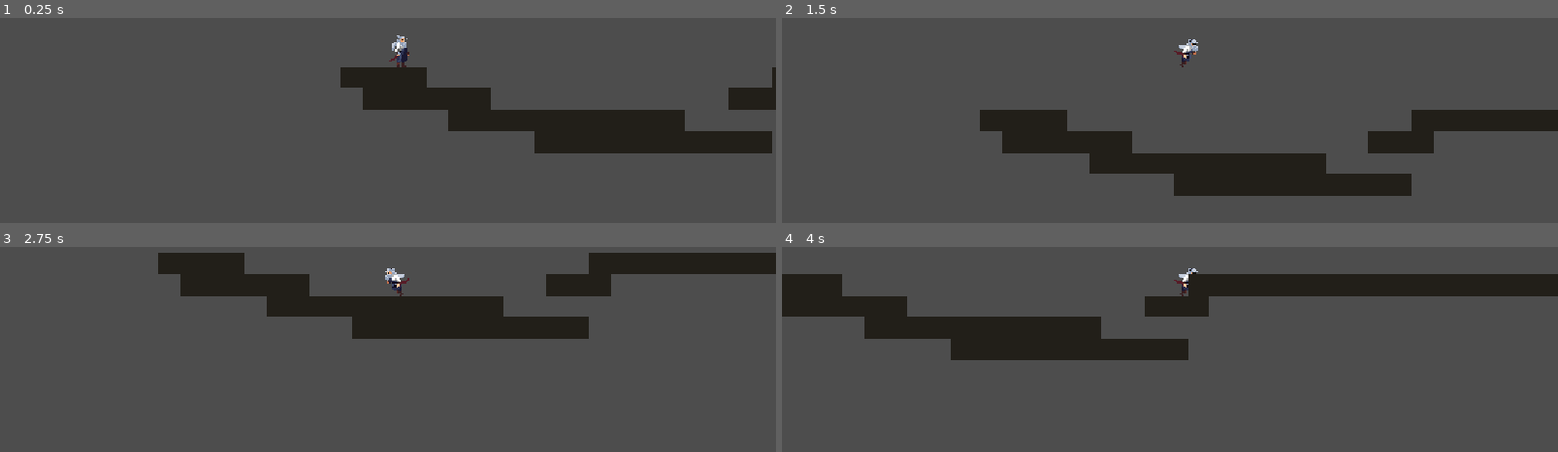
Above: before the commit, frames 1-4 (two rows, left to right).
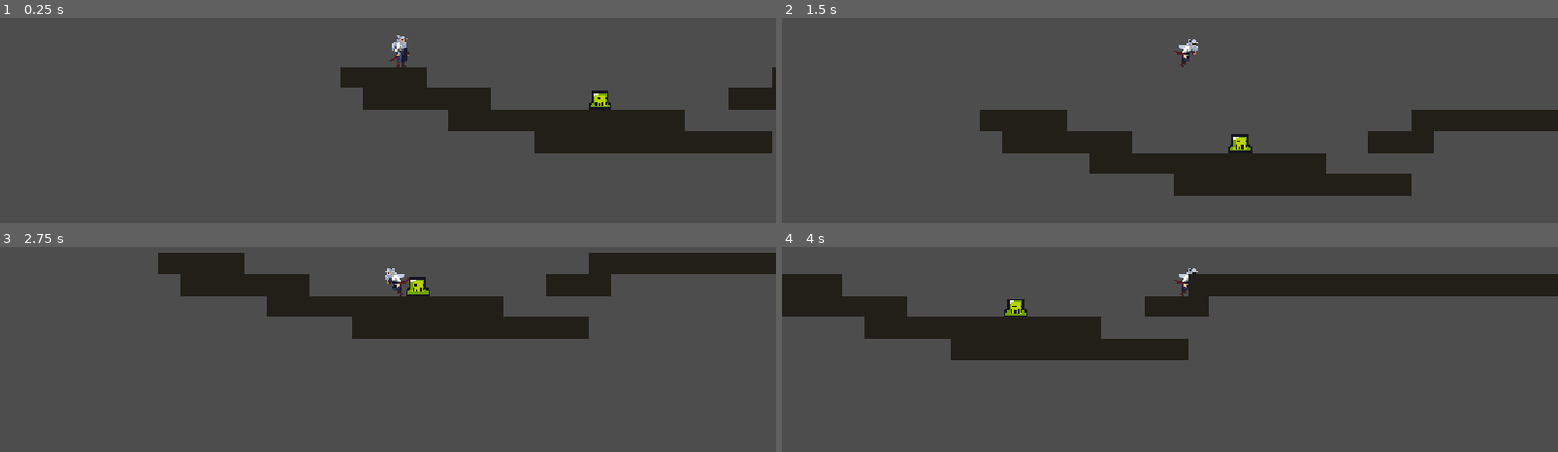
Above: after the commit, the same moments.

Repository: prayaashh/Gameeee
Game: Godot game, scene res://scenes/game.tscn
The game is run twice, just before and just after one commit, with the same random seed, the same clock (stepped at 60 frames per second) and the same inputs.
Inputs:
- Up to frame 1 (0.25 s): no input
- Up to frame 2 (1.5 s): tap Enter at 0.5 s; hold Right (move_right) from 0.53 s (still down); tap Space (attack) at 0.6 s; tap Up (jump) at 0.77, 1.07 s; tap D (dash) at 0.8, 1.35 s
- Up to frame 3 (2.75 s): tap Up (jump) at 1.52, 1.55, 1.82, 2.1 s; release Right (move_right) at 2.03 s; hold Left (move_left) from 2.03 s (still down); tap Space (attack) at 2.3 s
- Up to frame 4 (4 s): release Left (move_left) at 2.78 s; hold Right (move_right) from 2.78 s (still down); tap Space (attack) at 2.85 s; tap Up (jump) at 3.02, 3.32, 3.77, 3.8 s; tap D (dash) at 3.05, 3.6 s

The runs differ from the first frame. In frame 1, 0.2% of the frame differs, in the area x 75-79%, y 35-45%; in frame 2, 0.2%, in the area x 57-61%, y 56-67%; in frame 3, 0.2%; in frame 4, 0.2%.

Commit message:
added enemy demo

Diff:
--- a/project.godot
+++ b/project.godot
@@ -10,7 +10,7 @@
 
 [application]
 
-config/name="trests 3"
+config/name="Gameeee"
 run/main_scene="uid://e3mjp80eiv4e"
 config/features=PackedStringArray("4.7", "Forward Plus")
 config/icon="res://icon.svg"
--- /dev/null
+++ b/scenes/enemy.tscn
@@ -0,0 +1,71 @@
+[gd_scene format=3 uid="uid://dby74y8lq45rq"]
+
+[ext_resource type="Script" uid="uid://hw300n68oq2i" path="res://scripts/enemy_scripts/enemy.gd" id="1_md0e3"]
+[ext_resource type="Texture2D" uid="uid://ccoxdfbgkvvfv" path="res://assets/Sprites/slime_green.png" id="2_4ra3w"]
+
+[sub_resource type="AtlasTexture" id="AtlasTexture_5uy6h"]
+atlas = ExtResource("2_4ra3w")
+region = Rect2(0, 24, 24, 24)
+
+[sub_resource type="AtlasTexture" id="AtlasTexture_c4w8v"]
+atlas = ExtResource("2_4ra3w")
+region = Rect2(24, 24, 24, 24)
+
+[sub_resource type="AtlasTexture" id="AtlasTexture_xwavj"]
+atlas = ExtResource("2_4ra3w")
+region = Rect2(48, 24, 24, 24)
+
+[sub_resource type="AtlasTexture" id="AtlasTexture_nenq2"]
+atlas = ExtResource("2_4ra3w")
+region = Rect2(72, 24, 24, 24)
+
+[sub_resource type="AtlasTexture" id="AtlasTexture_md484"]
+atlas = ExtResource("2_4ra3w")
+region = Rect2(48, 0, 24, 24)
+
+[sub_resource type="SpriteFrames" id="SpriteFrames_6i2nw"]
+animations = [{
+"frames": [{
+"duration": 1.0,
+"texture": SubResource("AtlasTexture_5uy6h")
+}, {
+"duration": 1.0,
+"texture": SubResource("AtlasTexture_c4w8v")
+}, {
+"duration": 1.0,
+"texture": SubResource("AtlasTexture_xwavj")
+}, {
+"duration": 1.0,
+"texture": SubResource("AtlasTexture_nenq2")
+}],
+"loop": 1,
+"name": &"chasing",
+"speed": 5.0
+}, {
+"frames": [{
+"duration": 1.0,
+"texture": SubResource("AtlasTexture_md484")
+}],
+"loop": 1,
+"name": &"idle",
+"speed": 1.0
+}]
+
+[sub_resource type="CircleShape2D" id="CircleShape2D_6i2nw"]
+radius = 12.0415945
+
+[node name="enemy" type="CharacterBody2D" unique_id=577694641]
+collision_layer = 4
+collision_mask = 2
+script = ExtResource("1_md0e3")
+
+[node name="AnimatedSprite2D" type="AnimatedSprite2D" parent="." unique_id=465506141]
+scale = Vector2(2.5, 2.5)
+sprite_frames = SubResource("SpriteFrames_6i2nw")
+animation = &"idle"
+autoplay = "idle"
+frame_progress = 0.77453065
+
+[node name="CollisionShape2D" type="CollisionShape2D" parent="." unique_id=104565360]
+position = Vector2(1, 17)
+shape = SubResource("CircleShape2D_6i2nw")
--- a/scenes/game.tscn
+++ b/scenes/game.tscn
@@ -2,6 +2,7 @@
 
 [ext_resource type="PackedScene" uid="uid://ce7eb4e2ufp4f" path="res://scenes/player.tscn" id="1_uwrxv"]
 [ext_resource type="PackedScene" uid="uid://c4akv5ilf6lkj" path="res://scenes/tile_map.tscn" id="2_yqjtg"]
+[ext_resource type="PackedScene" uid="uid://dby74y8lq45rq" path="res://scenes/enemy.tscn" id="3_lnu2h"]
 
 [node name="game" type="Node2D" unique_id=1132625164]
 
@@ -12,3 +13,6 @@
 
 [node name="TileMap" parent="." unique_id=65298574 instance=ExtResource("2_yqjtg")]
 layer_0/tile_data = PackedInt32Array(131071, 65537, 1, 65536, 65537, 1, 65537, 65537, 1, 65538, 65537, 1, 131075, 65537 …(952 unchanged characters)…
+
+[node name="enemy" parent="." unique_id=577694641 instance=ExtResource("3_lnu2h")]
+position = Vector2(353, 66)
--- a/scenes/player.tscn
+++ b/scenes/player.tscn
@@ -511,10 +511,11 @@
 radius = 7.0
 height = 38.0
 
-[sub_resource type="RectangleShape2D" id="RectangleShape2D_6i2nw"]
-size = Vector2(66, 39)
+[sub_resource type="RectangleShape2D" id="RectangleShape2D_xhi7u"]
+size = Vector2(91, 31)
 
 [node name="player" type="CharacterBody2D" unique_id=441232831]
+collision_mask = 2
 script = ExtResource("1_fhbv5")
 
 [node name="AnimatedSprite2D" type="AnimatedSprite2D" parent="." unique_id=1054226490]
@@ -529,13 +530,13 @@
 position = Vector2(19, -4)
 shape = SubResource("CapsuleShape2D_6i2nw")
 
-[node name="CollisionShape2D" type="CollisionShape2D" parent="CollisionShape2D" unique_id=1495052871]
-position = Vector2(23, -0.5)
-shape = SubResource("RectangleShape2D_6i2nw")
-
 [node name="AttackHitbox" type="Area2D" parent="." unique_id=984965607]
 collision_layer = 0
 collision_mask = 4
+
+[node name="CollisionShape2D" type="CollisionShape2D" parent="AttackHitbox" unique_id=392024344]
+position = Vector2(31.5, 0)
+shape = SubResource("RectangleShape2D_xhi7u")
 
 [node name="StateMachine" type="Node" parent="." unique_id=1735366348 node_paths=PackedStringArray("actor", "initial_state")]
 script = ExtResource("2_pqap4")
--- a/scenes/tile_map.tscn
+++ b/scenes/tile_map.tscn
@@ -155,7 +155,8 @@
 
 [sub_resource type="TileSet" id="TileSet_i6l4o"]
 tile_size = Vector2i(32, 32)
-physics_layer_0/collision_layer = 1
+physics_layer_0/collision_layer = 2
+physics_layer_0/collision_mask = 0
 sources/1 = SubResource("TileSetAtlasSource_47enk")
 
 [node name="TileMap" type="TileMap" unique_id=65298574]
--- /dev/null
+++ b/scripts/enemy_scripts/enemy.gd
@@ -0,0 +1,12 @@
+class_name Enemy
+extends CharacterBody2D
+
+@export var health := 3
+
+func take_damage(amount: int, from_position: Vector2) -> void:
+	health -= amount
+	var push := signf(global_position.x - from_position.x)
+	velocity = Vector2(push * 300.0, -150.0)   # simple knockback
+	print("damage dealt! health = ", health)
+	if health <= 0:
+		queue_free()
--- a/scripts/player_scripts/attack.gd
+++ b/scripts/player_scripts/attack.gd
@@ -1,19 +1,36 @@
 extends PlayerState
 
 var time_left := 0.0
+var already_hit: Array = []   # so one swing hits each enemy only once
 
 func enter(_previous: StringName) -> void:
 	player.play(&"attack")
 	time_left = player.attack_time
 	player.velocity.x = 0.0
+	already_hit.clear()
+	player.attack_hitbox.body_entered.connect(_on_hit)
 	player.attack_hitbox.monitoring = true
 
 func physics_update(delta: float) -> void:
 	time_left -= delta
 	player.apply_gravity(delta)
 	player.move_and_slide()
+	print("monitoring: ", player.attack_hitbox.monitoring,
+	" | mask: ", player.attack_hitbox.collision_mask,
+	" | overlaps: ", player.attack_hitbox.get_overlapping_bodies().size())
 	if time_left <= 0.0:
 		machine.change_state(&"Idle" if player.is_on_floor() else &"Fall")
 
 func exit() -> void:
 	player.attack_hitbox.monitoring = false
+	player.attack_hitbox.body_entered.disconnect(_on_hit)
+	print("monitoring: ", player.attack_hitbox.monitoring,
+	" | mask: ", player.attack_hitbox.collision_mask,
+	" | overlaps: ", player.attack_hitbox.get_overlapping_bodies().size())
+
+func _on_hit(body: Node2D) -> void:
+	if body in already_hit:
+		return
+	already_hit.append(body)
+	if body.has_method("take_damage"):
+		body.take_damage(player.attack_damage, player.global_position)
--- a/scripts/player_scripts/player.gd
+++ b/scripts/player_scripts/player.gd
@@ -11,6 +11,7 @@
 @export var dash_speed := 700.0
 @export var dash_time := 0.15
 @export var dash_cooldown := 0.4
+@export var attack_damage := 1
 @export var attack_time := 0.25
 
 var facing := 1
--- a/scripts/state_machine.gd
+++ b/scripts/state_machine.gd
@@ -33,7 +33,7 @@
 	var next: State = states.get(state_name)
 	if next == null or next == current:
 		return
-#	print("Changing to: ", state_name)
+	print("Changing to: ", state_name)
 	var previous_name: StringName = current.name if current else &""
 	if current:
 		current.exit()
Binary file added: assets/Sprites/slime_green.png
Not shown, added: assets/Sprites/slime_green.png.import
Not shown, added: scripts/enemy_scripts/enemy.gd.uid
